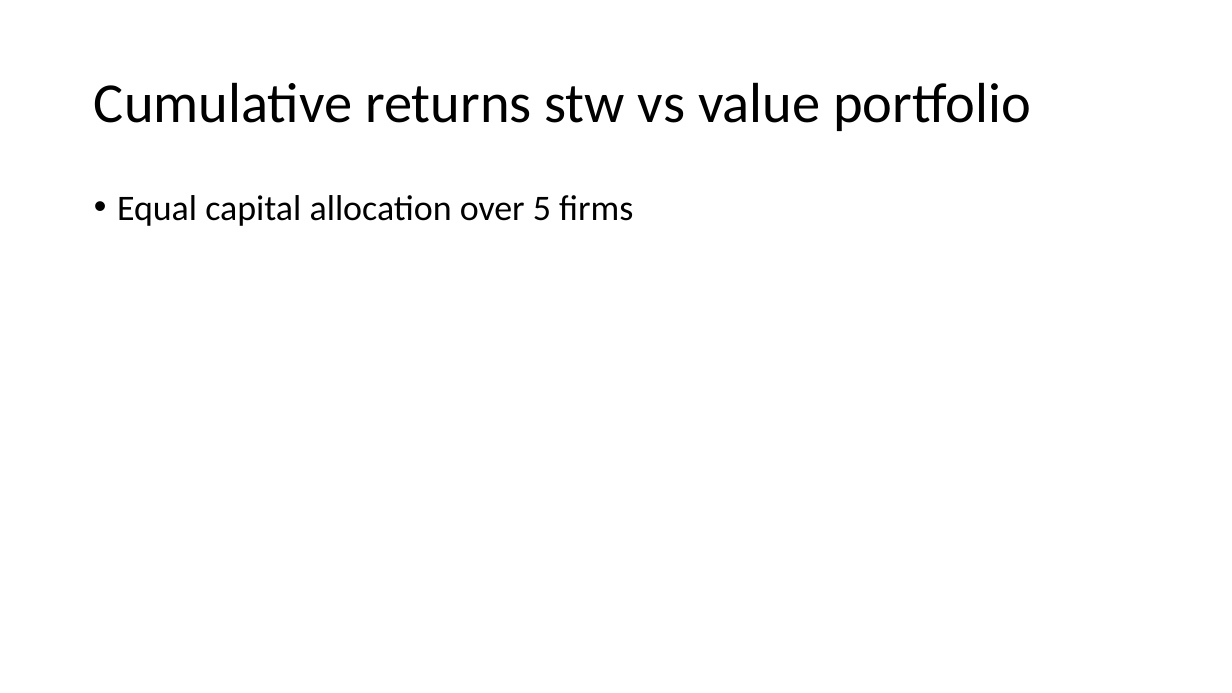
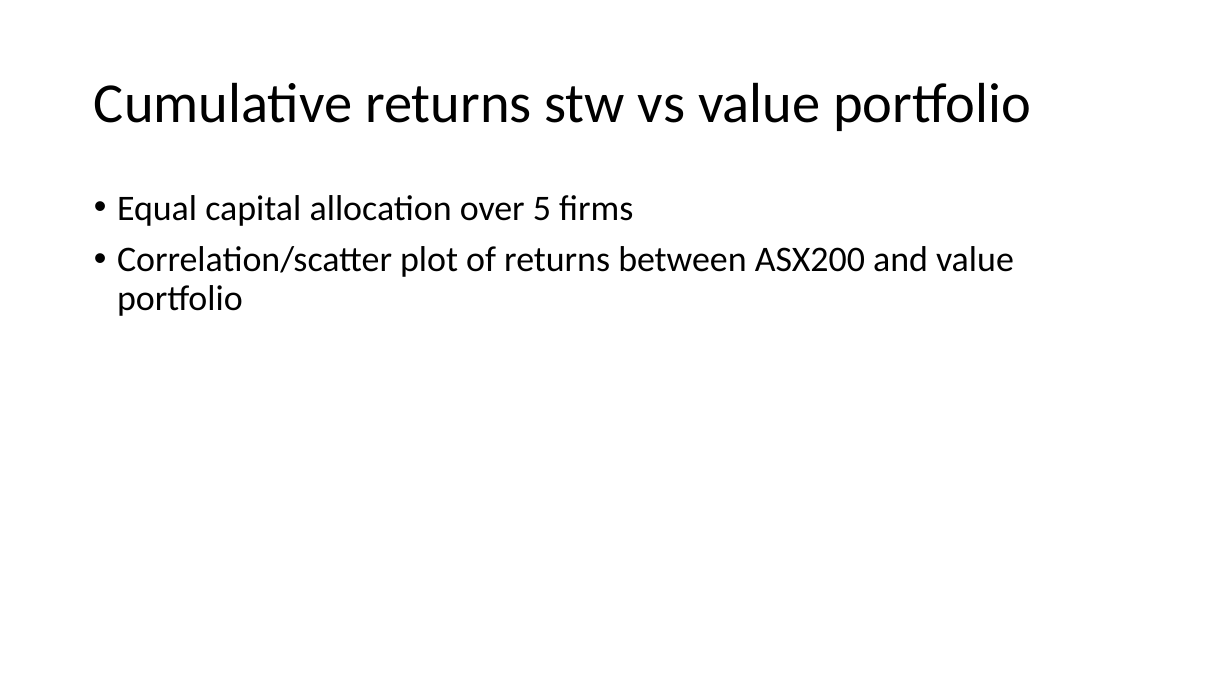
Before and after one commit to gentley99/IOD_2020_JIN, a slide deck: slide 18 of Assignment/Financial/Presentation1.pptx (slide 12 before the commit). Drawn at 1232x693 pixels with LibreOffice and Linux fonts; fonts in the diff are those of the drawing. Boxes give left, top, right and bottom in pixels: in the first picture for what was removed or moved away, otherwise in the second. Text is boxed around its words. In the diff, an @@ line names an element or a change of style, - is before the commit and + after.

```diff
--- a/Assignment/Financial/Presentation1.pptx
+++ b/Assignment/Financial/Presentation1.pptx
@@ text at [117, 246, 1014, 316]: paragraph added @@
+• Correlation/scatter plot of returns between ASX200 and value portfolio
```
Also in this commit, not shown: 7 other slides changed, 15 slides added, 5 slides removed, 17 other files.
